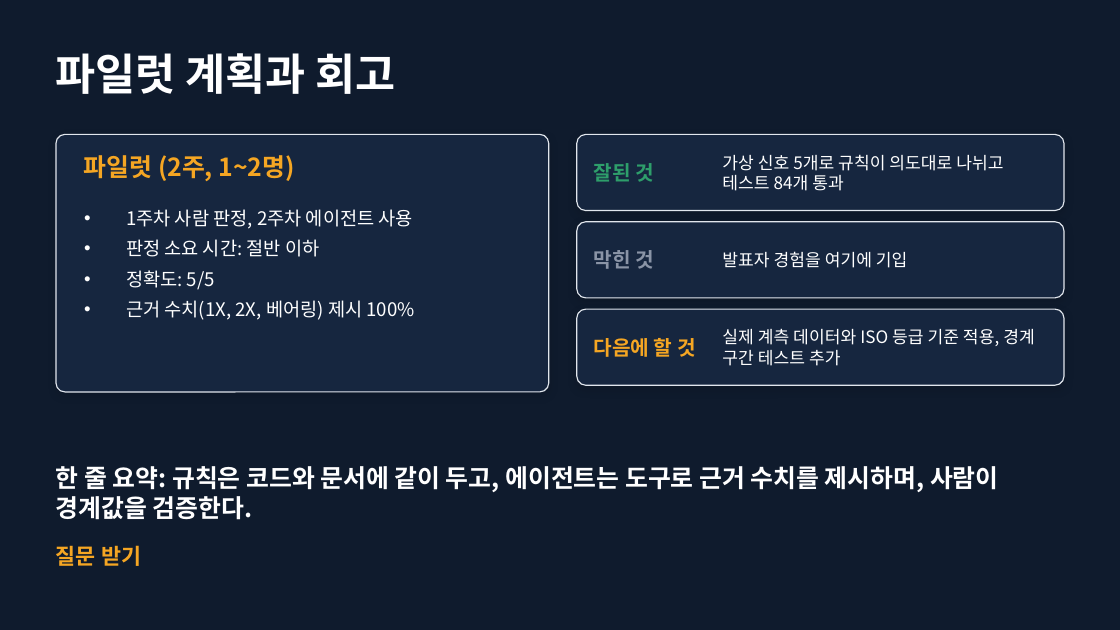
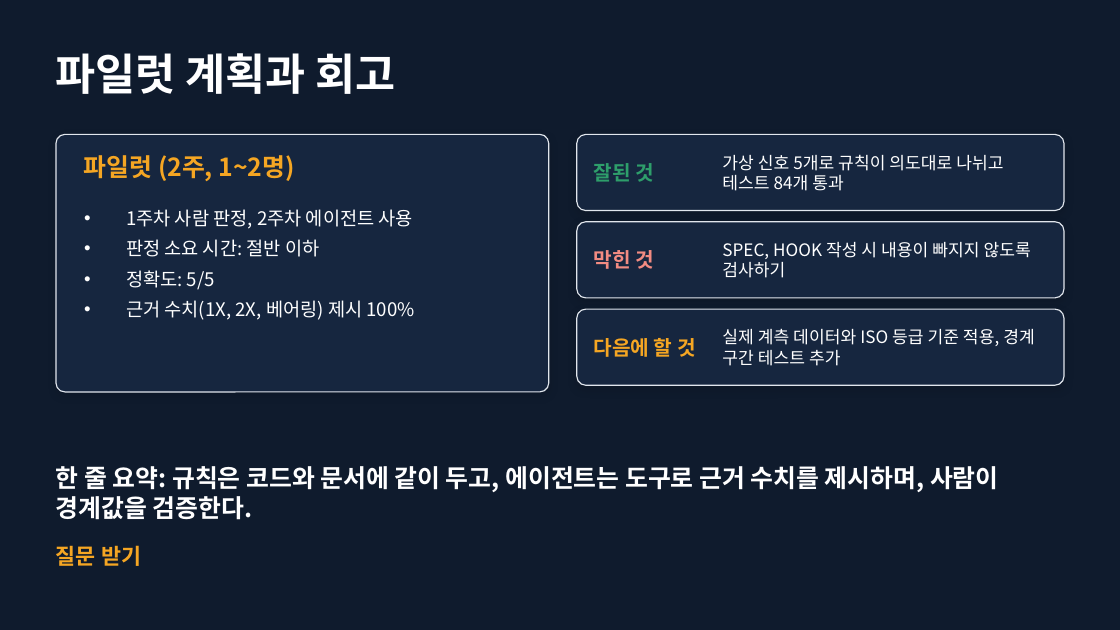
Before and after one commit to njpark22-eng/test, a slide deck: slide 10 of vibe-agent-demo.pptx. Drawn at 1120x630 pixels with LibreOffice and Linux fonts; fonts in the diff are those of the drawing. Boxes give left, top, right and bottom in pixels: in the first picture for what was removed or moved away, otherwise in the second. Text is boxed around its words. In the diff, an @@ line names an element or a change of style, - is before the commit and + after.

```diff
--- a/vibe-agent-demo.pptx
+++ b/vibe-agent-demo.pptx
@@ text "막힌 것" at [594, 250, 654, 269]: text colour #8A94A6 to #F28B82 @@
@@ text at [722, 242, 1031, 278]: text changed @@
-발표자 경험을 여기에 기입
+SPEC, HOOK 작성 시 내용이 빠지지 않도록 검사하기
```
Also in this commit, not shown: 1 other file.
